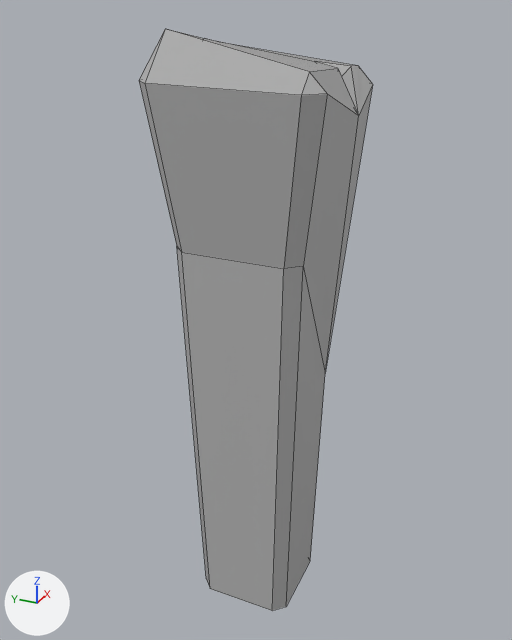
Two versions of the FBX model Assets/3d Models/Props/SM_Fence_Pole03_.fbx, one commit apart.
Before and after are seen from a 50 mm lens placed at (-1.976, -0.876, 2.077), pointed at (0.007, 0.016, 1.086). Lighting does not change. The marker at lower left points along +X, +Y and +Z. Mesh edges are drawn as thin lines. Where no turn or scale is listed for an object, it has been applied to the vertices.

The first picture shows 'SM_Fence_Pole03_'.
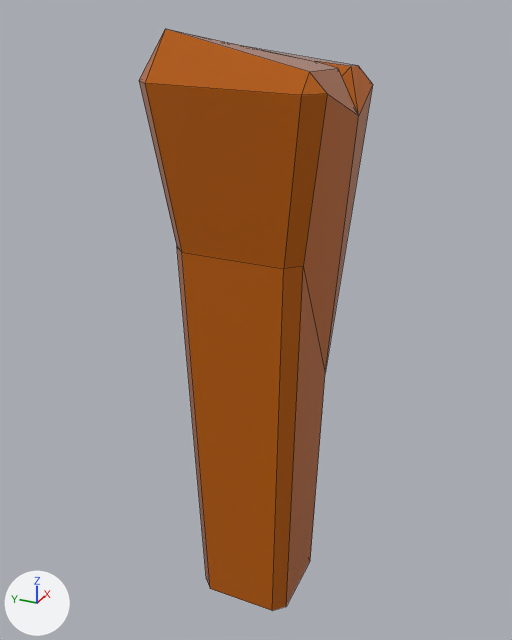
Where the change shows, as pixel boxes [x1, y1, x2, y2] in the pictures (512 x 640 px; the box of a moved part takes in the faces that stretch with it):
part 1 of me_mesh, moved or reshaped: [167, 29, 358, 72] in both
part 2 of me_mesh, recoloured (grey to brown): [139, 29, 373, 611] in both

The change, as a list of edits to the scene's bpy script:
```text
Add img_t_game_atlas_png:
    img_t_game_atlas_png = load_image('T_Game_Atlas.png', '../../Textures/T_Game_Atlas.png', 2048, 2048, 'sRGB')
Add mat_material__27:
    mat_material__27 = principled_material('Material #27')
    mat_material__27.texture = img_t_game_atlas_png
    mat_material__27.roughness = 0.0
Change me_mesh:
    used by ob_sm_fence_pole03; location = (0.0, 0.0, 0.0)
    remove me_mesh.from_pydata(...)  # 35 vertices, 34 faces; spans x -0.3..0.24, y -0.29..0.28, z 0.0..2.0
    add me_mesh.from_pydata(...)  # 33 vertices, 33 faces; spans x -0.3..0.24, y -0.29..0.28, z 0.0..2.0
    me_mesh part 1
    2 vertices are removed from x 0.06, y 0.21..0.27, z 1.88..1.96
    6 faces are deleted
    5 new faces join them
    me_mesh part 2: 28 faces spanning x -0.3..0.24, y -0.29..0.28, z 0.0..2.0 switch from mat_material__25 (grey #bcbcbc) to mat_material__27 (picture img_t_game_atlas_png)
```
